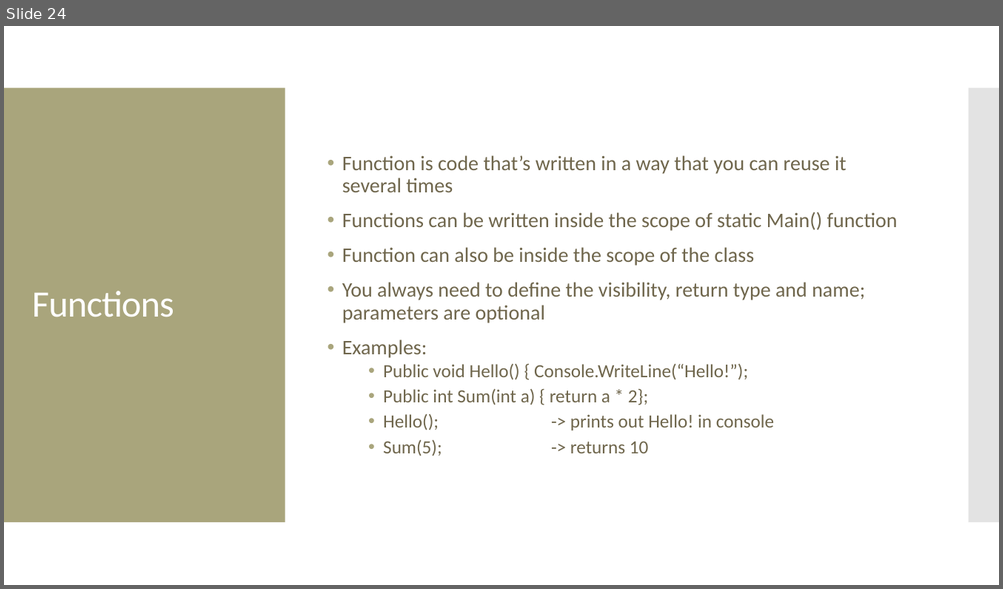
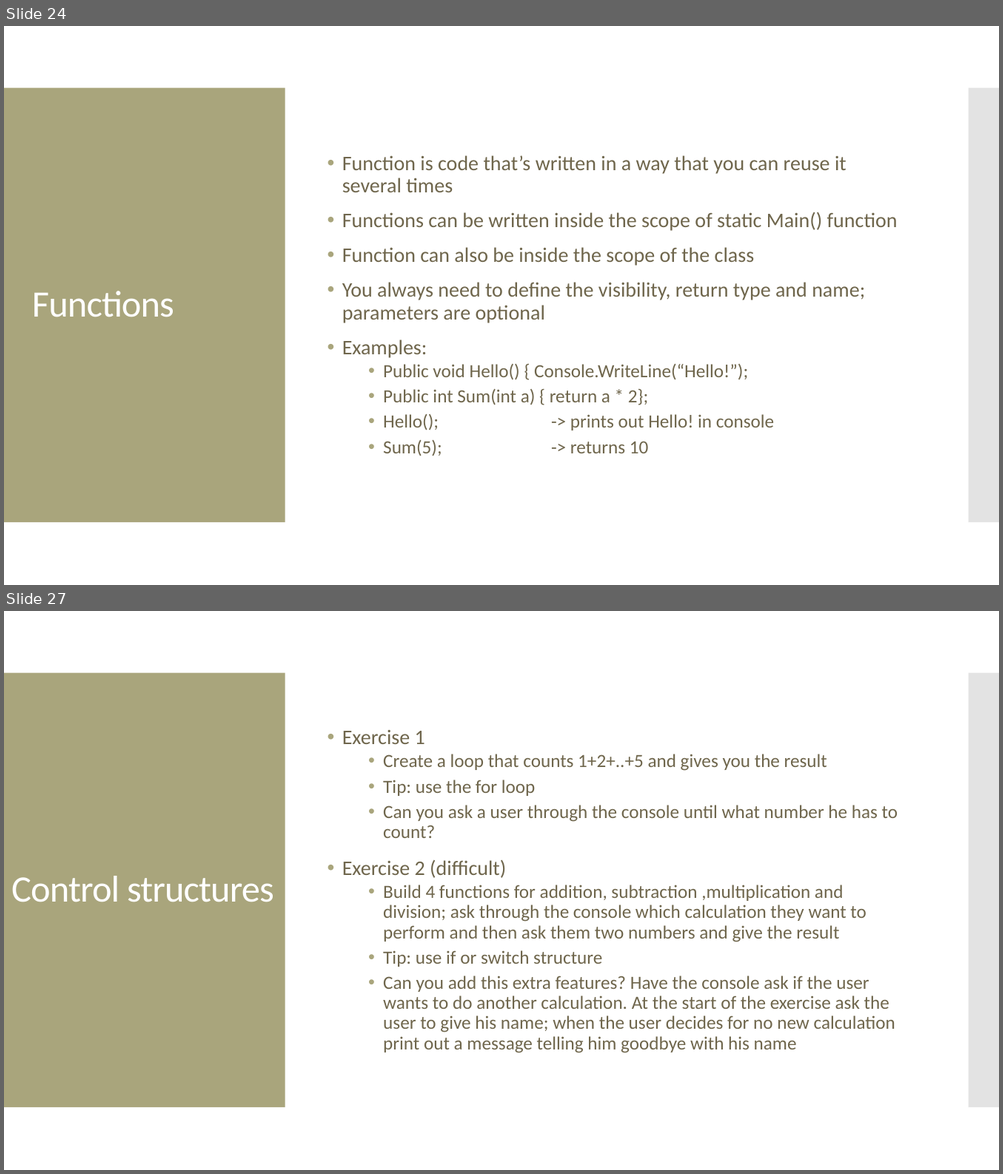
Before and after one commit to Manny-Apsel/.NET-C-Workshop, a slide deck: Presentation.pptx. Shown one above the other, each under a label of ours: slide 24 before the commit, slides 24 and 27 after it; the slides between them are not shown. The pictures are 1003x589 and 1003x1174 pixels, drawn with LibreOffice and Linux fonts; fonts in the diff are those of the drawing. Boxes give left, top, right and bottom in pixels: in the first picture for what was removed or moved away, otherwise in the second. Text is boxed around its words. In the diff, an @@ line names an element or a change of style, - is before the commit and + after.

Commit message:
renamed loops exercises to control structres & made some exercises for them

```diff
--- a/Presentation.pptx
+++ b/Presentation.pptx
@@ slide 27 added at bbox=[4, 611, 999, 1170], background #FFFFFF; not listed: 2 template elements that a slide beside it also shows @@
@@ text added at bbox=[342, 730, 897, 1054], 18 pt, text #6F664C @@
+• Exercise 1
+  • Create a loop that counts 1+2+..+5 and gives you the result
+  • Tip: use the for loop
+  • Can you ask a user through the console until what number he has to count?
+• Exercise 2 (difficult)
+  • Build 4 functions for addition, subtraction ,multiplication and division; ask through the console which calculation they want to perform and then ask them two numbers and give the result
+  • Tip: use if or switch structure
+  • Can you add this extra features? Have the console ask if the user wants to do another calculation. At the start of the exercise ask the user to give his name; when the user decides for no new calculation print out a message telling him goodbye with his name
@@ title added at bbox=[11, 876, 274, 903], 36 pt, text #FFFFFF @@
+Control structures
```
Also in this commit, not shown: 2 slides changed, 1 other slide added.
